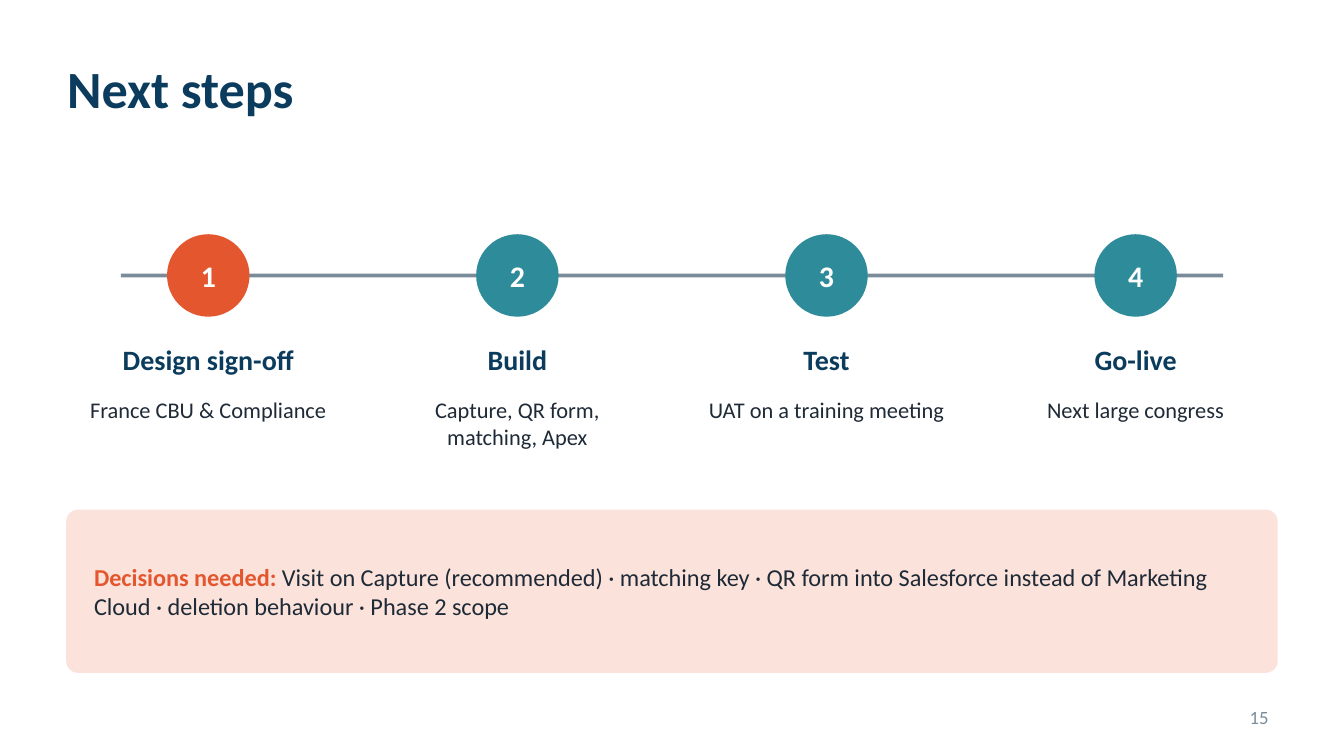
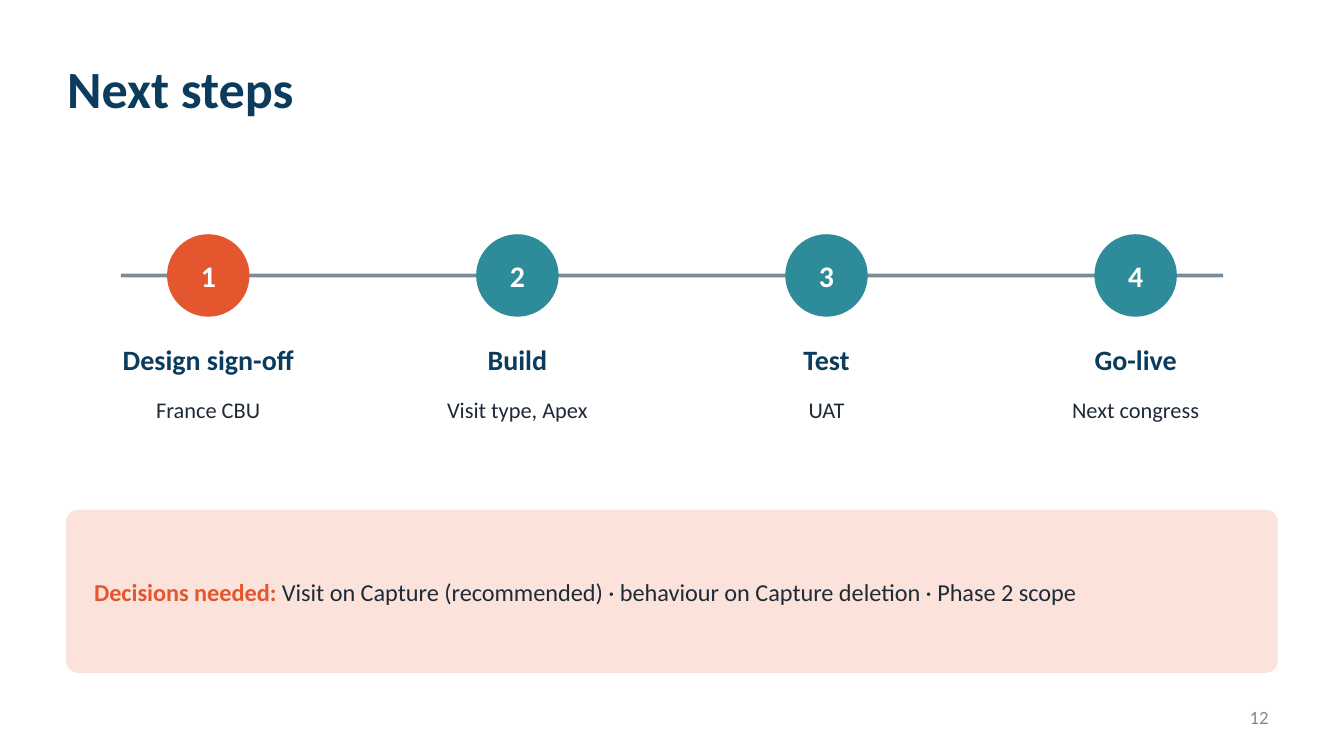
Before and after one commit to patrik8585/claude, a slide deck: slide 12 of slides/France_CBU_Congress_Solution.pptx (slide 15 before the commit). Drawn at 1344x756 pixels with LibreOffice and Linux fonts; fonts in the diff are those of the drawing. Boxes give left, top, right and bottom in pixels: in the first picture for what was removed or moved away, otherwise in the second. Text is boxed around its words. In the diff, an @@ line names an element or a change of style, - is before the commit and + after.

```diff
--- a/slides/France_CBU_Congress_Solution.pptx
+++ b/slides/France_CBU_Congress_Solution.pptx
@@ text at (156, 403, 260, 418): text changed @@
-France CBU & Compliance
+France CBU
@@ text at (447, 402, 587, 422): text changed @@
-Capture, QR form, matching, Apex
+Visit type, Apex
@@ text at (809, 403, 845, 418): text changed @@
-UAT on a training meeting
+UAT
@@ text at (1072, 403, 1200, 422): text changed @@
-Next large congress
+Next congress
@@ text at (94, 583, 1076, 605): text changed @@
-Decisions needed: Visit on Capture (recommended) · matching key · QR form into Salesforce instead of Marketing Cloud · deletion behaviour · Phase 2 scope
+Decisions needed: Visit on Capture (recommended) · behaviour on Capture deletion · Phase 2 scope
@@ page number at (1250, 712, 1269, 724): text changed @@
-15
+12
```
Also in this commit, not shown: 8 other slides changed, 3 slides removed.
